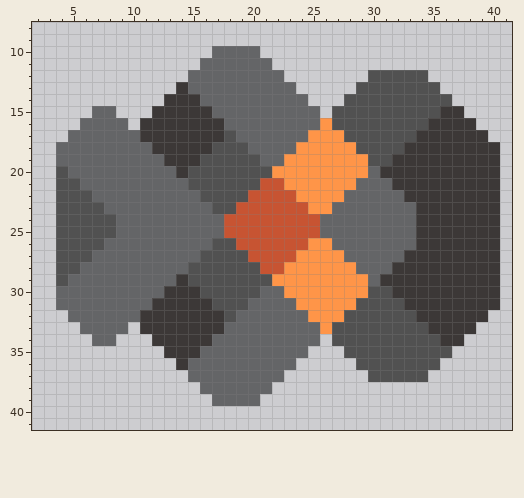
Pixel-art sprite: sprites/units/Asterion/t2/explosion/explosion-leg.png. That is the earlier state.
The file is 45x50 pixels. Shown: x 2..41, y 8..41.
The same view after the edit:
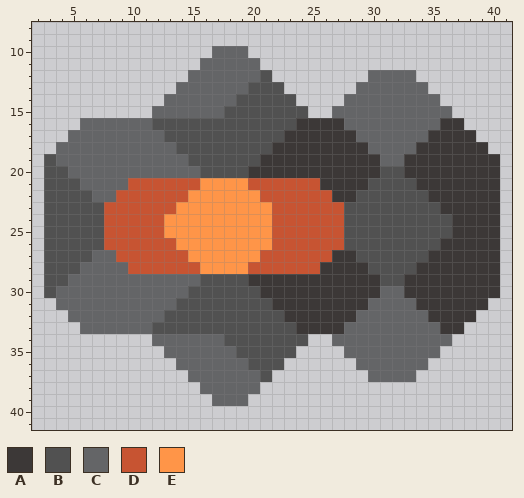
Palette (. is transparent): A #3c3837  B #515151  C #646567  D #c75432  E #ff9548
From the commit log: Explosion (aka arson) sprite update
The exact change:
Changed rows in their new state; - is an unchanged pixel.
first column x 3:
10 -----------------.--------------------
11 ------------------.-------------------
12 ------------------B.-------CCCC.------
13 -----------C-----BBB.-----CCCCCC.-----
14 ----------CCC---BBBBB.---CCCCCCCC.----
15 ----..---CCCCC-BBBBBBB.-CCCCCCCCCC.---
16 -------CCBBBBBBBBBBBBAAAACCCCCCCC--.--
17 --------CCBBBBB-BBBBAAAAAACCCCCC----.-
18 ---------CCBBB---BBAAAAAAAACCCC------.
19 B---------CCB-----AAAAAAAAAACC--------
20 B----------CC----AAAAAAAAAAABB--------
21 B------DDDDDDEEEED--DDDAAAABBBB-------
22 B-----DDDDDDEEEEEE---DDDAABBBBBB------
23 B----DDDDDDEEEEEEEE---DDDBBBBBBBB-----
24 B----DDDDDEEEEEEEEE----DDBBBBBBBBB----
25 B----DDDDDEEEEEEEEE----DDBBBBBBBBB----
26 B----DDDDDDEEEEEEEE---DDDBBBBBBBB-----
27 B-----DDDDDDEEEEEE---DDDAABBBBBB------
28 B------DDDDDDEEEED--DDDAAAABBBB-------
29 B----------CC----AAAAAAAAAAABB--------
30 B---------CCB-----AAAAAAAAAACC--------
31 ---------CCBBB---BBAAAAAAAACCCC------.
32 --------CCBBBBB-BBBBAAAAAACCCCCC----.-
33 -------CCBBBBBBBBBBBBAAAACCCCCCCC--.--
34 ----..---CCCCC-BBBBBBB.-CCCCCCCCCC.---
35 ----------CCC---BBBBB.---CCCCCCCC.----
36 -----------C-----BBB.-----CCCCCC.-----
37 ------------------B.-------CCCC.------
38 ------------------.-------------------
39 -----------------.--------------------
Where, in picture pixels (left, top, right, bottom), the same in both pictures:
changed: (44, 46, 500, 406)
